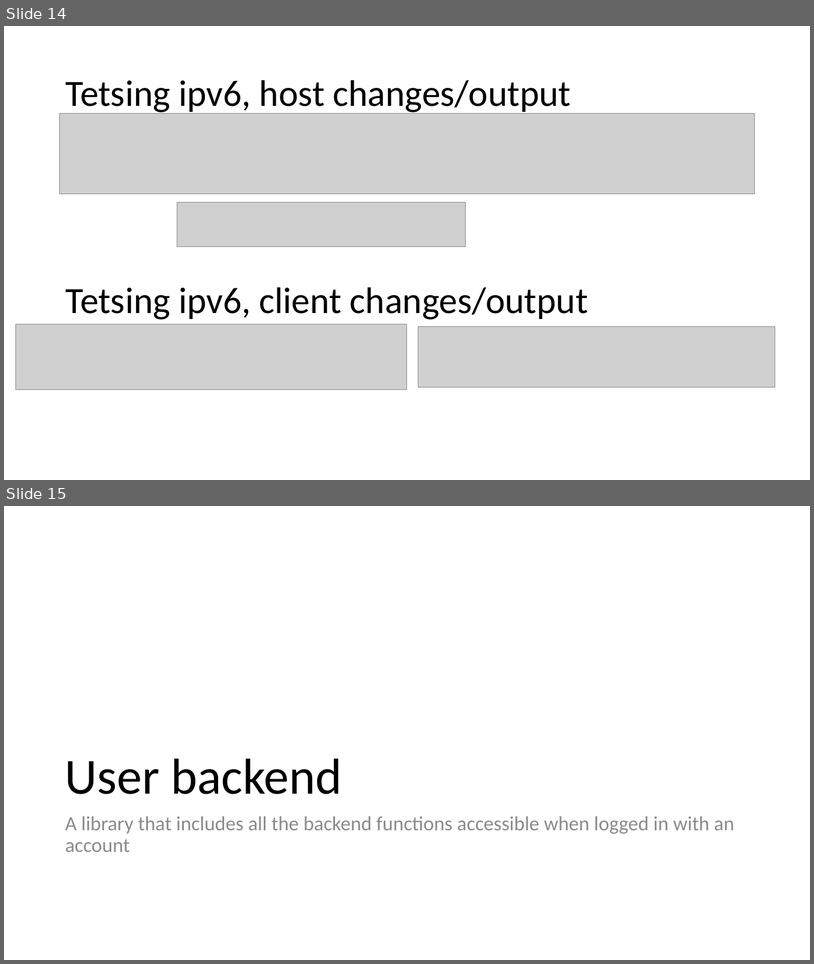
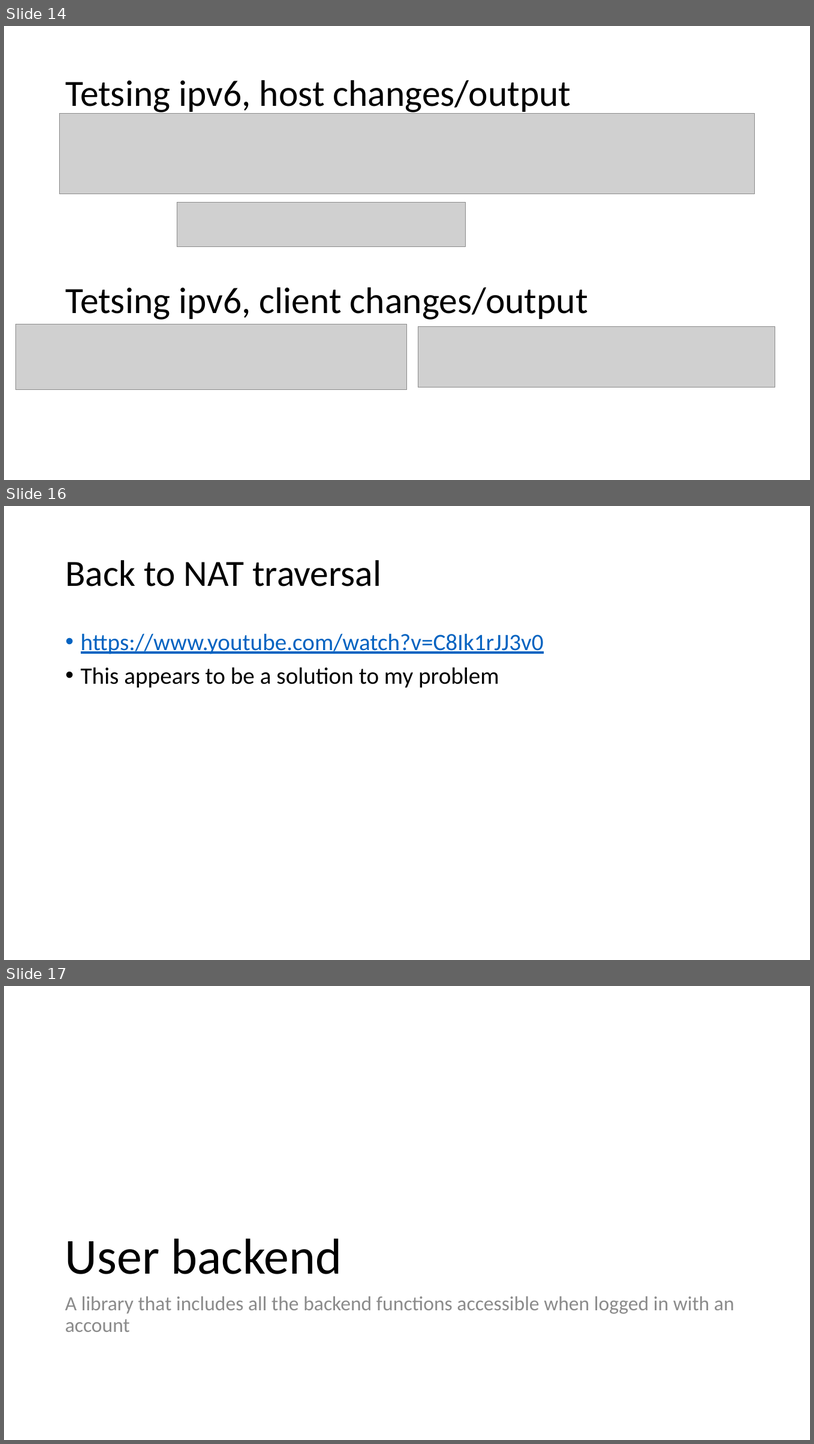
Before and after one commit to curtben1/actualCoursework, a slide deck: dev log.pptx. Shown one above the other, each under a label of ours: slides 14 and 15 before the commit, slides 14, 16 and 17 after it; the slides between them are not shown. The pictures are 814x964 and 814x1444 pixels, drawn with LibreOffice and Linux fonts; fonts in the diff are those of the drawing; grey boxes stand for pictures. Boxes give left, top, right and bottom in pixels: in the first picture for what was removed or moved away, otherwise in the second. Text is boxed around its words. In the diff, an @@ line names an element or a change of style, - is before the commit and + after.

```diff
--- a/dev log.pptx
+++ b/dev log.pptx
@@ slide 16 added at box(4, 506, 810, 960), background #FFFFFF @@
@@ title added at box(65, 560, 381, 586), 44 pt, text #000000 @@
+Back to NAT traversal
@@ text added at box(81, 633, 544, 688), 28 pt, text #0563C1, underline @@
+• https://www.youtube.com/watch?v=C8Ik1rJJ3v0
+• This appears to be a solution to my problem
@@ what was slide 15 is now slide 17 @@
```
Also in this commit, not shown: 1 other slide added.
